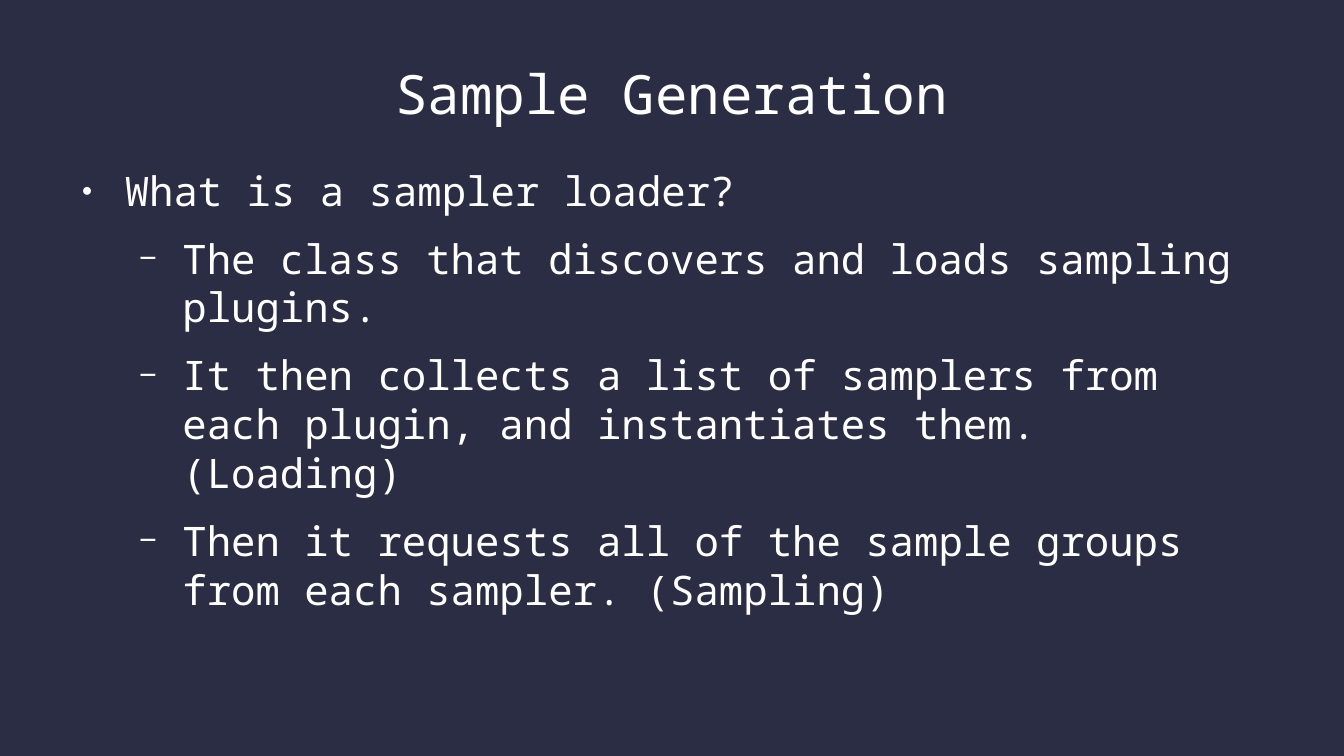
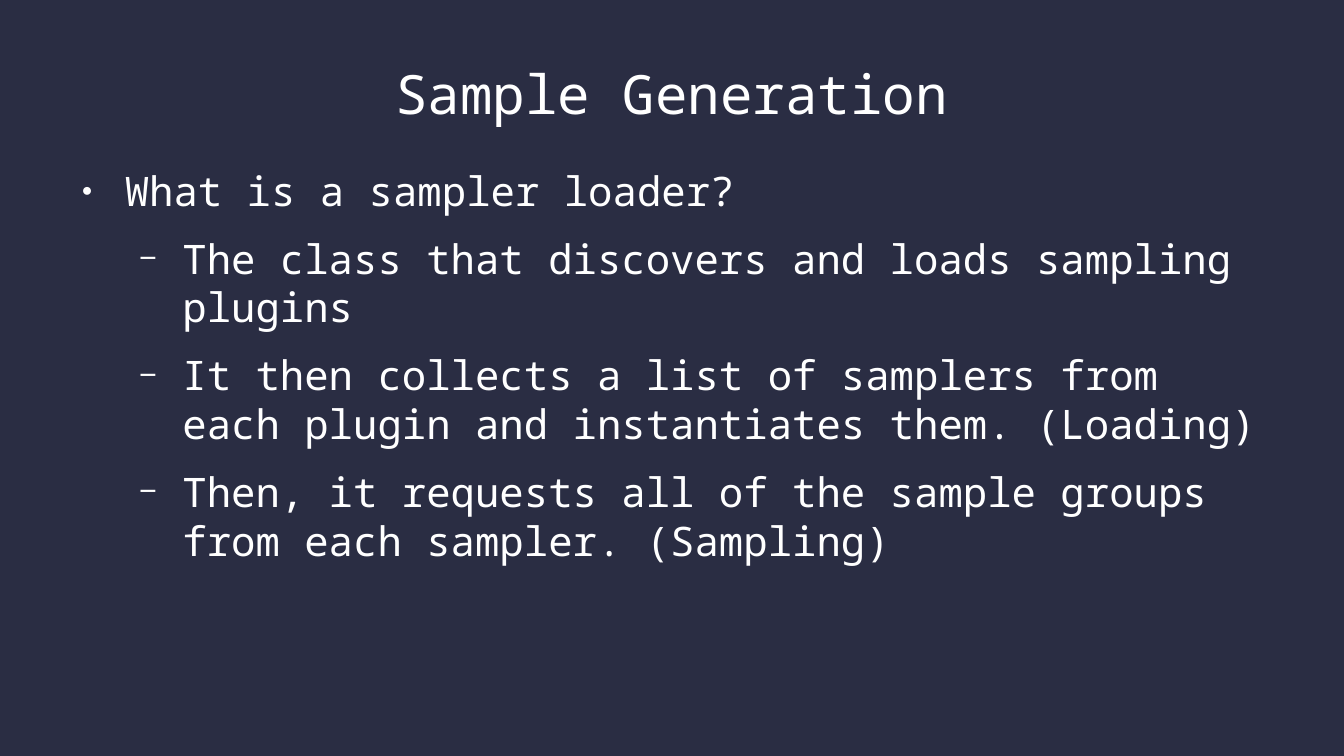
Before and after one commit to SamAllen06/lake_temp_work, a slide deck: slide 14 of documentation/lake_temperature.odp (slide 15 before the commit). Drawn at 1344x756 pixels with LibreOffice and Linux fonts; fonts in the diff are those of the drawing. Boxes give left, top, right and bottom in pixels: in the first picture for what was removed or moved away, otherwise in the second. Text is boxed around its words. In the diff, an @@ line names an element or a change of style, - is before the commit and + after.

Commit message:
Start working towards netcdf output plugin

```diff
--- a/documentation/lake_temperature.odp
+++ b/documentation/lake_temperature.odp
@@ text at (x1=182, y1=243, x2=1256, y2=566): text changed @@
-  − The class that discovers and loads sampling plugins.
-  − It then collects a list of samplers from each plugin, and instantiates them. (Loading)
-  − Then it requests all of the sample groups from each sampler. (Sampling)
+  − The class that discovers and loads sampling plugins
+  − It then collects a list of samplers from each plugin and instantiates them. (Loading)
+  − Then, it requests all of the sample groups from each sampler. (Sampling)
```
Also in this commit, not shown: 14 other slides changed, 1 slide added, 1 slide removed, 4 other files.
